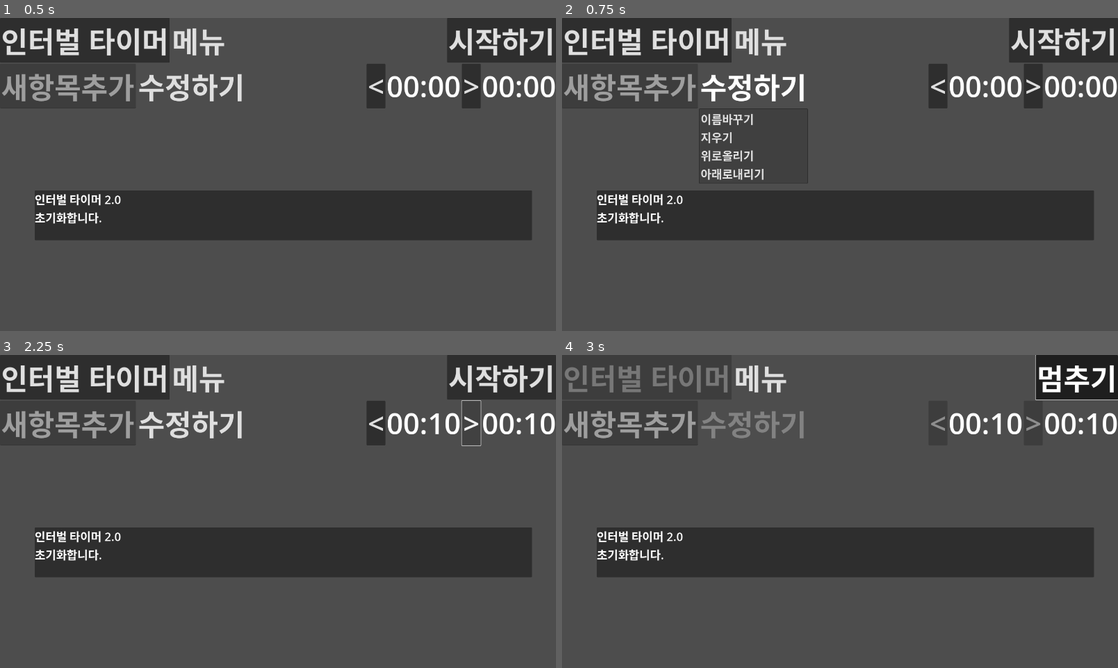
Above: before the commit, frames 1-4 (two rows, left to right).
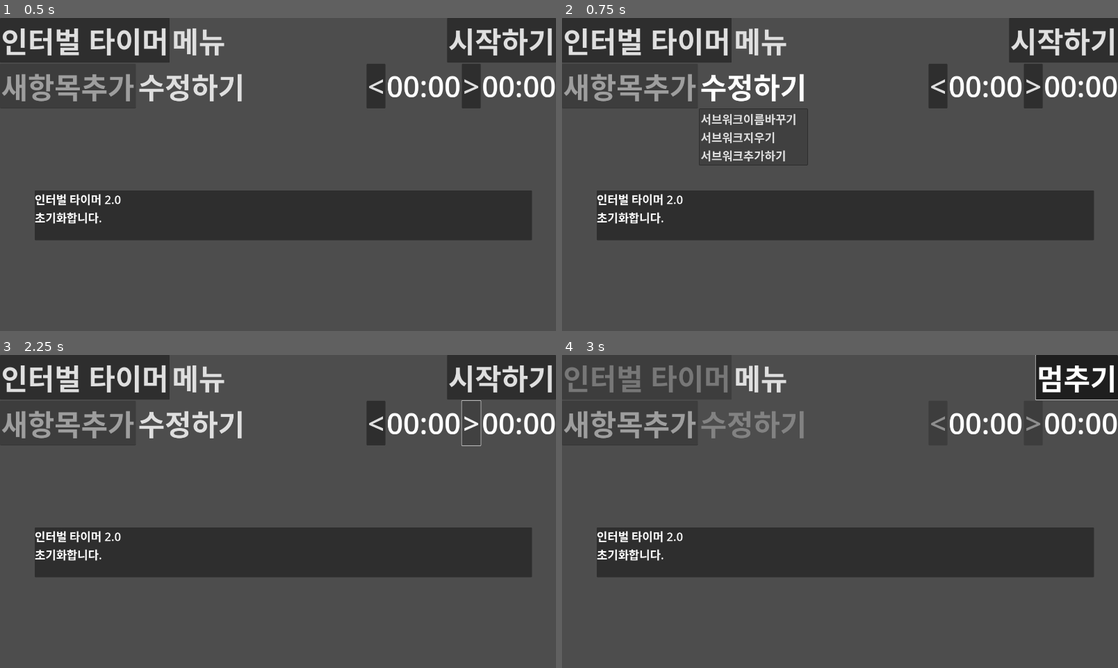
Above: after the commit, the same moments.

Repository: kasworld/maranic
Game: Godot game, scene res://main.tscn
Same seed, same stepped clock (60 frames per second), same inputs: the game is played once before the commit and once after it.
Inputs:
- Up to frame 1 (0.5 s): no input
- Up to frame 2 (0.75 s): click "수정하기" at 0.5 s
- Up to frame 3 (2.25 s): click "<" at 1.25 s; click ">" at 2 s
- Up to frame 4 (3 s): click "시작하기" at 2.75 s

Frame 1 is identical in both runs. In frame 2, 0.9% of the frame differs, in the area x 24-45%, y 30-53%; in frame 3, 0.2%; in frame 4, 0.2%.
Error before the commit: Invalid access of index '0' on a base object of type: 'PackedStringArray'. (res://main.gd:8)
Error after the commit: Invalid access to property or key 'second' on a base object of type 'Nil'. (res://work_container.gd:38)

Commit message:
update work container

Diff:
--- a/main.gd
+++ b/main.gd
@@ -94,7 +94,7 @@
 		$VBoxContainer/ScrollContainer/WorksContainer.add_child(wn)
 	for i in work_nodes.size():
 		var sw = wk.sub_work_list[i]
-		work_nodes[i].set_label_total_sec( sw.name, sw.second)
+		work_nodes[i].set_sub_work(sw)
 
 func _on_start_button_toggled(button_pressed: bool) -> void:
 	if work_nodes.size() == 0 :
--- a/main.tscn
+++ b/main.tscn
@@ -67,6 +67,7 @@
 size_flags_horizontal = 3
 
 [node name="TimedMessage" parent="." instance=ExtResource("4_mflyv")]
+visible = false
 offset_left = 120.0
 offset_top = 595.0
 offset_right = 1837.0
--- a/work_container.gd
+++ b/work_container.gd
@@ -1,15 +1,16 @@
 extends HBoxContainer
 
-var totalSec = 0
+var sub_work :WorkList.SubWork
 var remainSec = 0
 var incSec = 10
 
-func second2text(sec :int)->String:
-	return "%02d:%02d" %[ sec/60,sec % 60]
+func set_sub_work(sw :WorkList.SubWork)->void:
+	sub_work = sw
+	$NameEdit.text = sub_work.name
 
 func update_time_labels()->void:
-	$SecLabel.text = second2text(totalSec)
-	$SecRemainLabel.text = second2text(remainSec)
+	$SecLabel.text = sub_work.second2text(sub_work.second)
+	$SecRemainLabel.text = sub_work.second2text(remainSec)
 
 func disable_buttons(disable :bool)->void:
 	$MenuButton.disabled = disable
@@ -17,11 +18,7 @@
 	$SecIncButton.disabled = disable
 
 func reset_time()->void:
-	remainSec = totalSec
-
-func set_label_total_sec(s,sec)->void:
-	$NameEdit.text = s
-	totalSec = sec
+	remainSec = sub_work.second
 
 func get_label_text()->String:
 	return $NameEdit.text
@@ -38,13 +35,27 @@
 	pass # Replace with function body.
 
 func _on_sec_dec_button_pressed() -> void:
-	totalSec -= incSec
-	if totalSec < 0 :
-		totalSec = 0
+	sub_work.second -= incSec
+	if sub_work.second < 0 :
+		sub_work.second = 0
 	reset_time()
 	update_time_labels()
 
 func _on_sec_inc_button_pressed() -> void:
-	totalSec += incSec
+	sub_work.second += incSec
 	reset_time()
 	update_time_labels()
+
+
+func _on_menu_button_toggled(button_pressed: bool) -> void:
+	if button_pressed: # list opened
+		return
+	var sel = $MenuButton.get_popup().get_focused_item()
+	if sel ==-1 :
+		return
+	match sel :
+		0: pass
+		1: pass
+		2: pass
+		_: # unknown
+			print_debug("unknown", sel)
--- a/work_container.tscn
+++ b/work_container.tscn
@@ -23,15 +23,13 @@
 layout_mode = 2
 theme = ExtResource("2_2j8yh")
 text = "수정하기"
-item_count = 4
-popup/item_0/text = "이름바꾸기"
+item_count = 3
+popup/item_0/text = "서브워크이름바꾸기"
 popup/item_0/id = 0
-popup/item_1/text = "지우기"
+popup/item_1/text = "서브워크지우기"
 popup/item_1/id = 1
-popup/item_2/text = "위로올리기"
-popup/item_2/id = 2
-popup/item_3/text = "아래로내리기"
-popup/item_3/id = 3
+popup/item_2/text = "서브워크추가하기"
+popup/item_2/id = 4
 
 [node name="MarginContainer" type="MarginContainer" parent="."]
 layout_mode = 2
@@ -57,5 +55,6 @@
 theme = ExtResource("1_eug6i")
 text = "00:00"
 
+[connection signal="toggled" from="MenuButton" to="." method="_on_menu_button_toggled"]
 [connection signal="pressed" from="SecDecButton" to="." method="_on_sec_dec_button_pressed"]
 [connection signal="pressed" from="SecIncButton" to="." method="_on_sec_inc_button_pressed"]
--- a/work_list.gd
+++ b/work_list.gd
@@ -16,10 +16,10 @@
 		second = rawdata[1]
 	func to_data()->Array:
 		return [name,second]
-	func second2text()->String:
-		return "%02d:%02d" %[ second/60,second % 60]
+	func second2text(s :int)->String:
+		return "%02d:%02d" %[ s/60,s % 60]
 	func to_str()->String:
-		return "%s(%s)" % [ name, second2text() ]
+		return "%s(%s)" % [ name, second2text(second) ]
 
 class Work:
 	var errmsg :String
